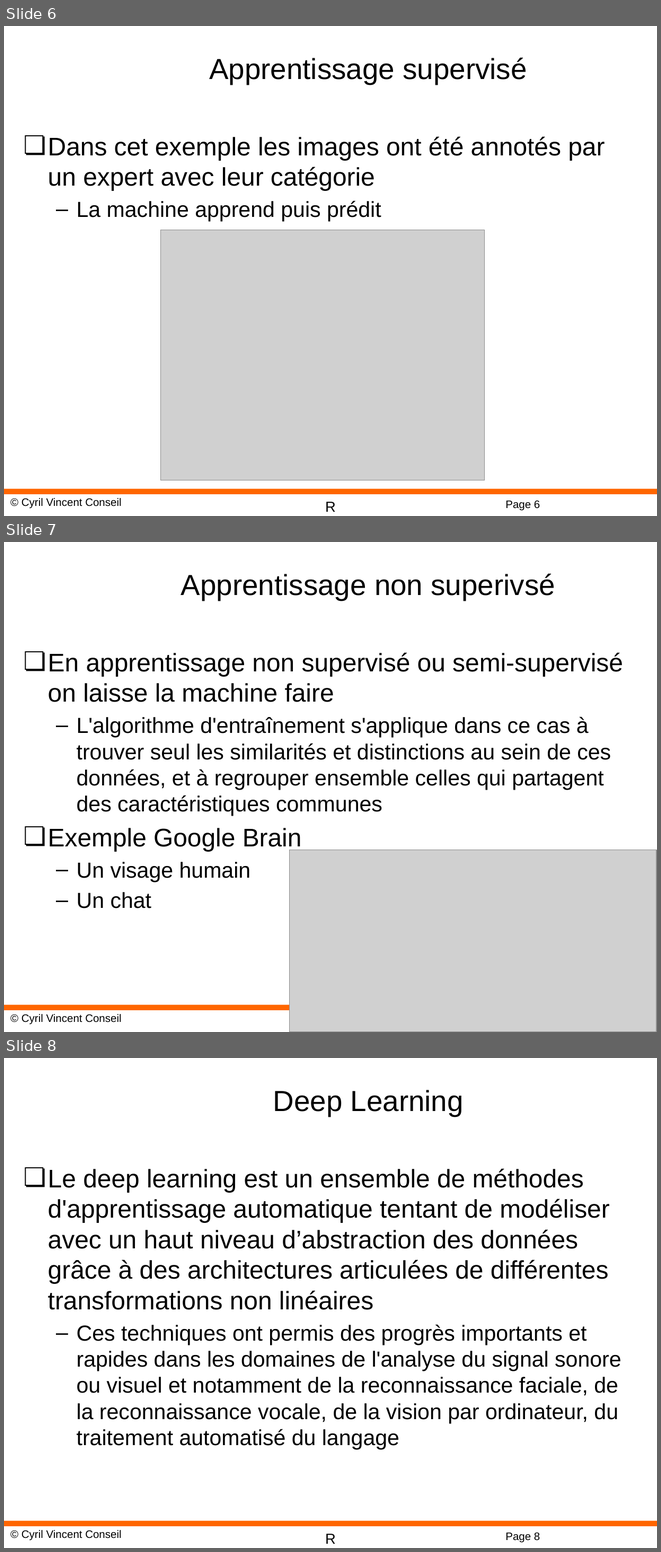
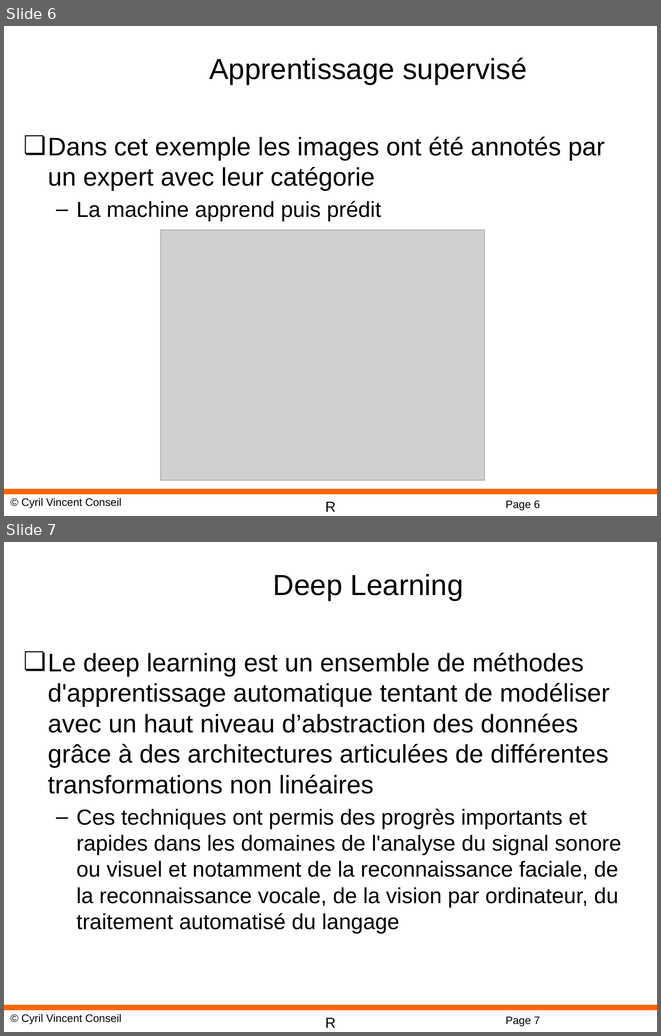
Before and after one commit to cyrilvincent/R, a slide deck: ppt/R-12-MachineLearning.pptx. Shown one above the other, each under a label of ours: slides 6, 7 and 8 before the commit, slides 6 and 7 after it. The pictures are 661x1552 and 661x1036 pixels, drawn with LibreOffice and Linux fonts; fonts in the diff are those of the drawing; grey boxes stand for pictures; background and template pictures are left out. Boxes give left, top, right and bottom in pixels: in the first picture for what was removed or moved away, otherwise in the second. Text is boxed around its words. In the diff, an @@ line names an element or a change of style, - is before the commit and + after.

```diff
--- a/ppt/R-12-MachineLearning.pptx
+++ b/ppt/R-12-MachineLearning.pptx
@@ slide 7 removed at [4, 542, 657, 1032], background #FFFFFF; not listed: 3 template elements that a slide beside it also shows @@
@@ title removed at [181, 573, 555, 600] @@
-Apprentissage non superivsé
@@ text removed at [48, 652, 623, 908] @@
-❏ En apprentissage non supervisé ou semi-supervisé on laisse la machine faire
-  – L'algorithme d'entraînement s'applique dans ce cas à trouver seul les similarités et distinctions au sein de ces données, et à regrouper ensemble celles qui partagent des caractéristiques communes
-❏ Exemple Google Brain
-  – Un visage humain
-  – Un chat
@@ picture removed at [289, 849, 656, 1032] @@
@@ what was slide 8 is now slide 7 @@
@@ page number at [505, 1016, 540, 1026]: text changed @@
-Page 8
+Page 7
```
Also in this commit, not shown: 8 other files.
